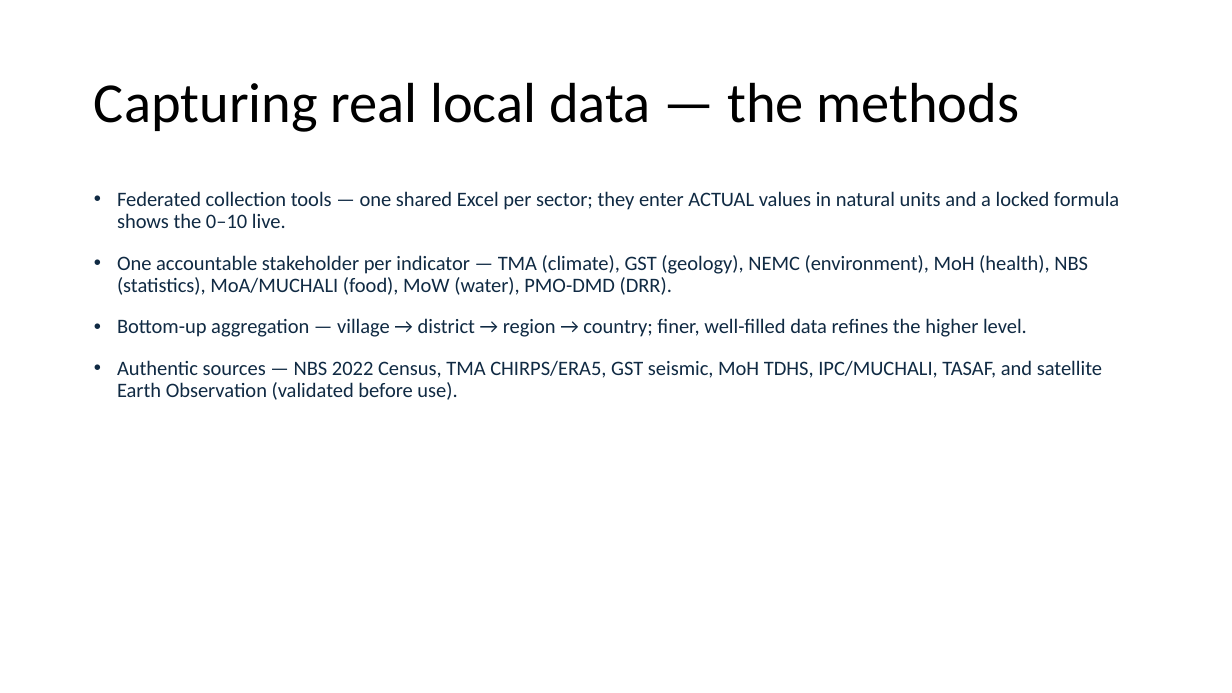
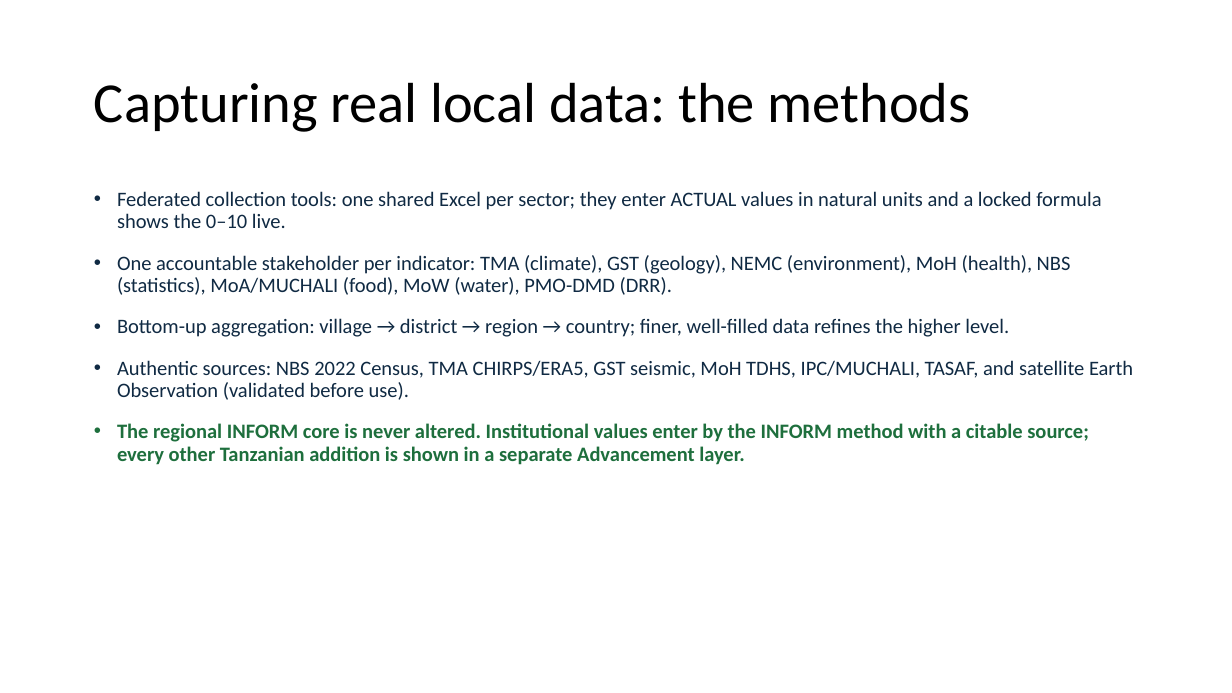
Before and after one commit to masuby/model, a slide deck: slide 8 of docs/INFORM_Tanzania_SADC_format.pptx. Drawn at 1232x693 pixels with LibreOffice and Linux fonts; fonts in the diff are those of the drawing; background and template pictures are left out. Boxes give left, top, right and bottom in pixels: in the first picture for what was removed or moved away, otherwise in the second. Text is boxed around its words. In the diff, an @@ line names an element or a change of style, - is before the commit and + after.

```diff
--- a/docs/INFORM_Tanzania_SADC_format.pptx
+++ b/docs/INFORM_Tanzania_SADC_format.pptx
@@ title at (94,82,971,132): text changed @@
-Capturing real local data — the methods
+Capturing real local data: the methods
@@ text at (117,191,1133,465): text changed @@
-• Federated collection tools — one shared Excel per sector; they enter ACTUAL values in natural units and a locked formula shows the 0–10 live.
-• One accountable stakeholder per indicator — TMA (climate), GST (geology), NEMC (environment), MoH (health), NBS (statistics), MoA/MUCHALI (food), MoW (water), PMO-DMD (DRR).
-• Bottom-up aggregation — village → district → region → country; finer, well-filled data refines the higher level.
-• Authentic sources — NBS 2022 Census, TMA CHIRPS/ERA5, GST seismic, MoH TDHS, IPC/MUCHALI, TASAF, and satellite Earth Observation (validated before use).
+• Federated collection tools: one shared Excel per sector; they enter ACTUAL values in natural units and a locked formula shows the 0–10 live.
+• One accountable stakeholder per indicator: TMA (climate), GST (geology), NEMC (environment), MoH (health), NBS (statistics), MoA/MUCHALI (food), MoW (water), PMO-DMD (DRR).
+• Bottom-up aggregation: village → district → region → country; finer, well-filled data refines the higher level.
+• Authentic sources: NBS 2022 Census, TMA CHIRPS/ERA5, GST seismic, MoH TDHS, IPC/MUCHALI, TASAF, and satellite Earth Observation (validated before use).
+• The regional INFORM core is never altered. Institutional values enter by the INFORM method with a citable source; every other Tanzanian addition is shown in a separate Advancement layer.
```
Also in this commit, not shown: 10 other slides changed, 55 other files.
